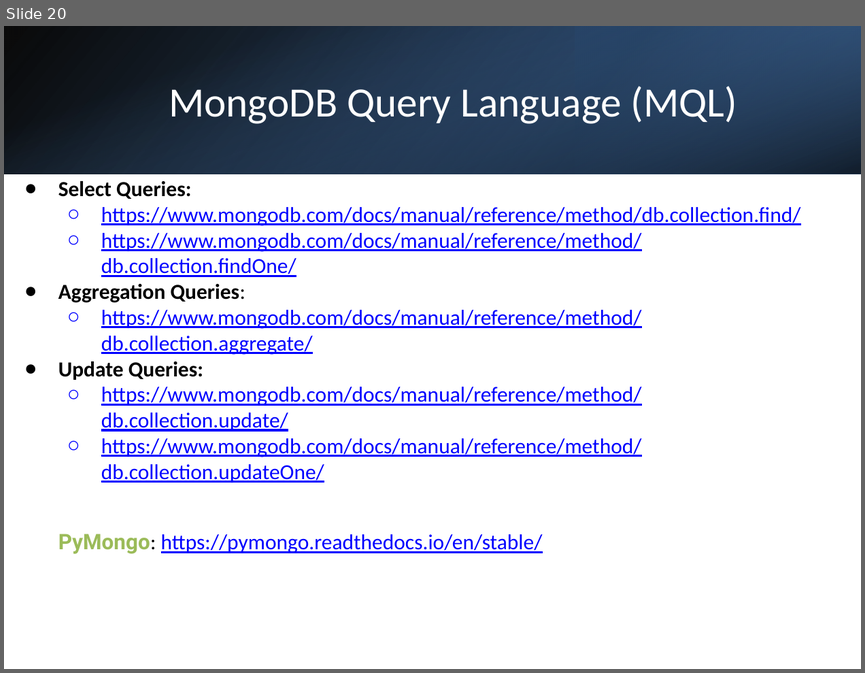
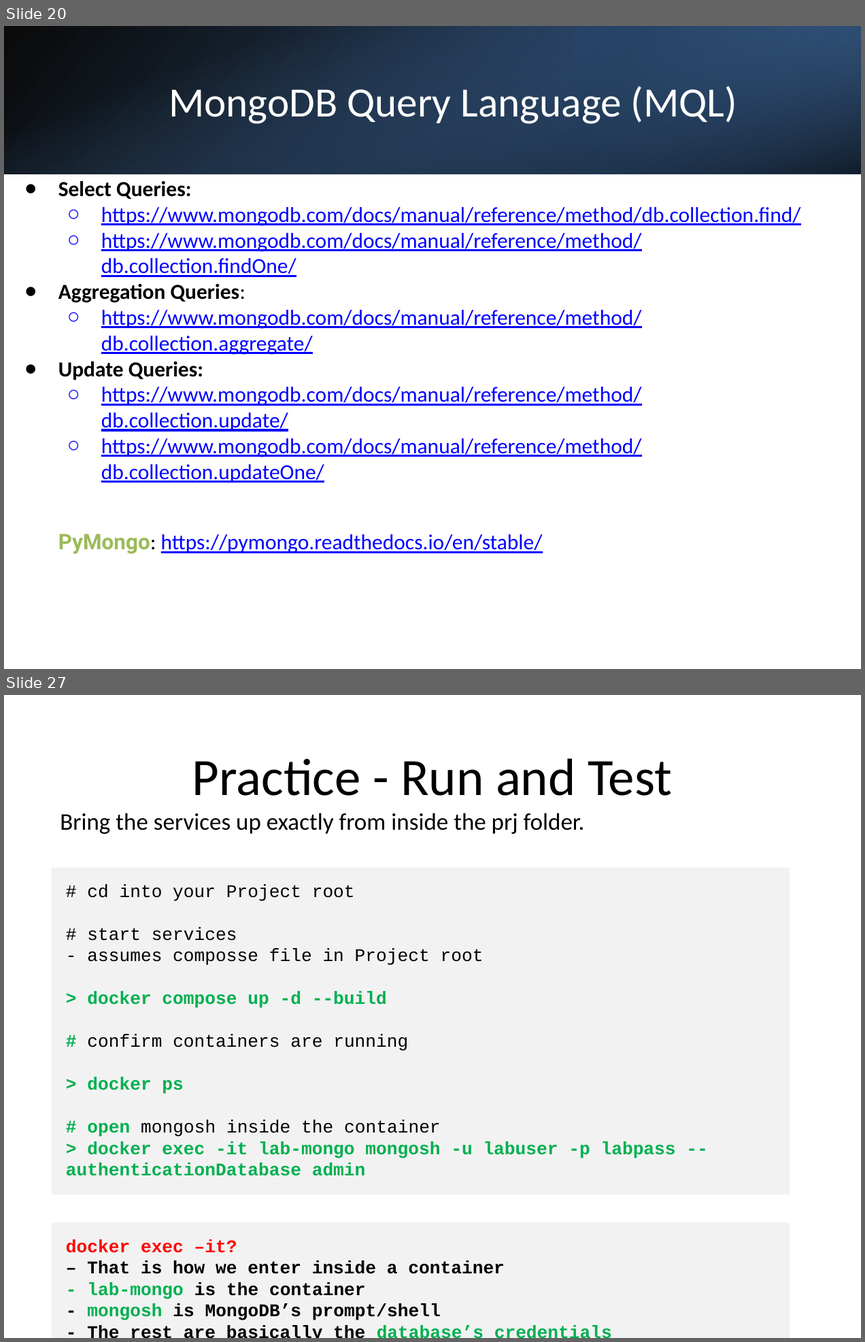
Before and after one commit to tgvp/Data-Eng, a slide deck: rsc/4-NoSQL.pptx. Shown one above the other, each under a label of ours: slide 20 before the commit, slides 20 and 27 after it; the slides between them are not shown. The pictures are 865x673 and 865x1342 pixels, drawn with LibreOffice and Linux fonts; fonts in the diff are those of the drawing. Boxes give left, top, right and bottom in pixels: in the first picture for what was removed or moved away, otherwise in the second. Text is boxed around its words. In the diff, an @@ line names an element or a change of style, - is before the commit and + after.

```diff
--- a/rsc/4-NoSQL.pptx
+++ b/rsc/4-NoSQL.pptx
@@ slide 27 added at [4,695,861,1338], background #FFFFFF @@
@@ title added at [192,758,672,796], 44 pt, text #000000 @@
+Practice - Run and Test
@@ text added at [60,813,585,834], 20 pt, text #000000 @@
+Bring the services up exactly from inside the prj folder.
@@ rectangle added at [52,867,789,1193], fill #F2F2F2, 15 pt, text #000000 @@
+# cd into your Project root
+# start services
+- assumes composse file in Project root
+> docker compose up -d --build
+# confirm containers are running
+> docker ps
+# open mongosh inside the container
+> docker exec -it lab-mongo mongosh -u labuser -p labpass --authenticationDatabase admin
@@ rectangle added at [52,1222,789,1338], fill #F2F2F2, 15 pt, text #000000, bold @@
+docker exec –it?
+– That is how we enter inside a container
+- lab-mongo is the container
+- mongosh is MongoDB’s prompt/shell
+- The rest are basically the database’s credentials
```
Also in this commit, not shown: 13 other slides added.
